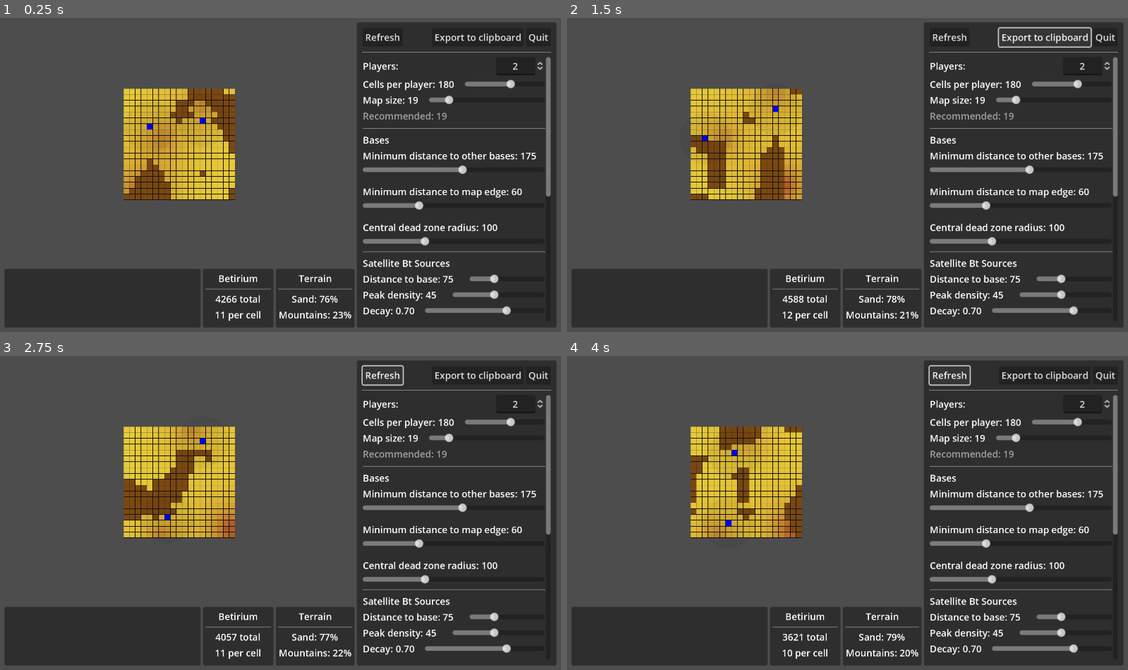
Above: before the commit, frames 1-4 (two rows, left to right).
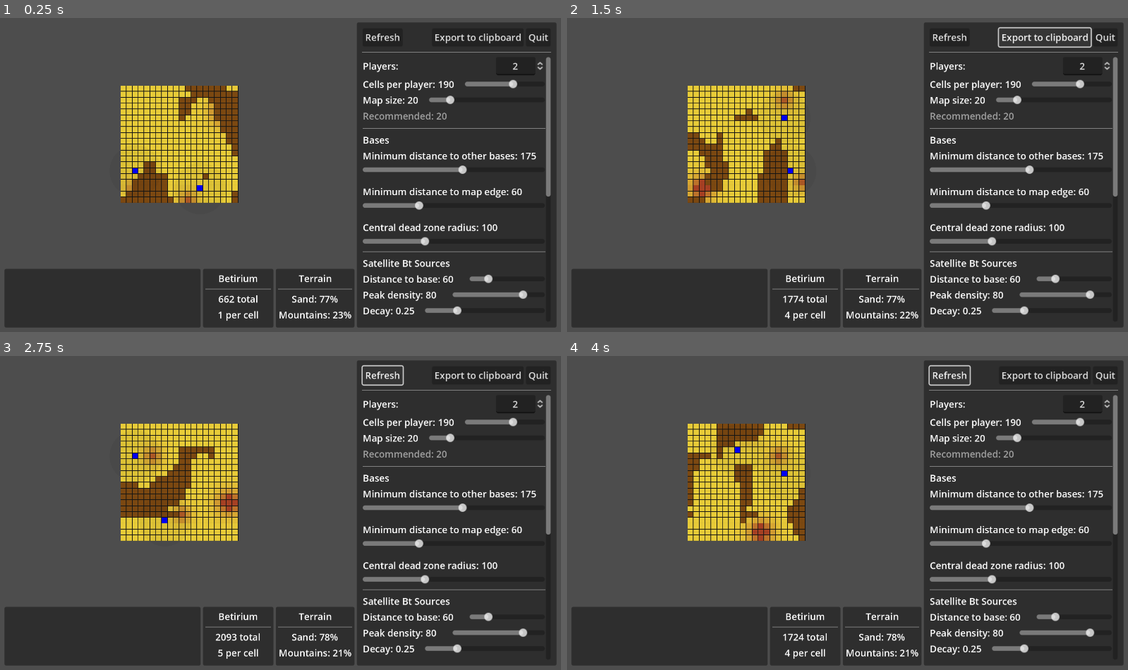
Above: after the commit, the same moments.

Repository: wadcom/kisarra-mapgen
Game: Godot game, scene res://main.tscn
Same seed, same stepped clock (60 frames per second), same inputs: the game is played once before the commit and once after it.
Inputs:
- Up to frame 1 (0.25 s): no input
- Up to frame 2 (1.5 s): click "Refresh" at 0.5 s; click "Export to clipboard" at 1.25 s
- Up to frame 3 (2.75 s): click "Refresh" at 2 s
- Up to frame 4 (4 s): click "Export to clipboard" at 2.75 s; click "Refresh" at 3.5 s

The runs differ from the first frame. In frame 1, 6.1% of the frame differs, in the area x 21-94%, y 19-97%; in frame 2, 5.9%; in frame 3, 5.8%; in frame 4, 5.8%.

Commit message:
Adjust Bt and map size settings

Diff:
--- a/side_panel/side_panel.gd
+++ b/side_panel/side_panel.gd
@@ -12,10 +12,10 @@
 		min_dist_to_other_bases = 175,
 	},
 	betirium = {
-		extra_sources = { count = 2, decay = 0.7, distance_to_any_base = 200, peak_density = 80 },
-		satellite_sources = { decay = 0.7, distance_to_base = 75, peak_density = 45 },
+		extra_sources = { count = 2, decay = 0.35, distance_to_any_base = 200, peak_density = 100 },
+		satellite_sources = { decay = 0.25, distance_to_base = 60, peak_density = 80 },
 	},
-	cells_per_player = 180,
+	cells_per_player = 190,
 	map_size = "updated automatically",
 	mountains = {
 		height_threshold = 0.3,
